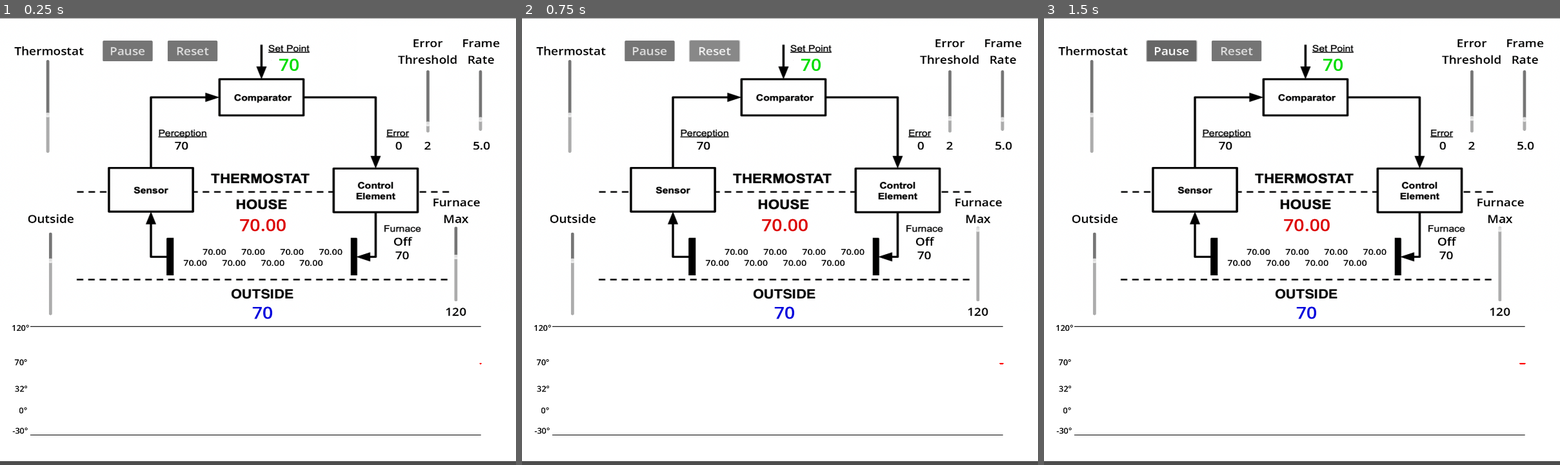
Above: before the commit, frames 1-3 (left to right).
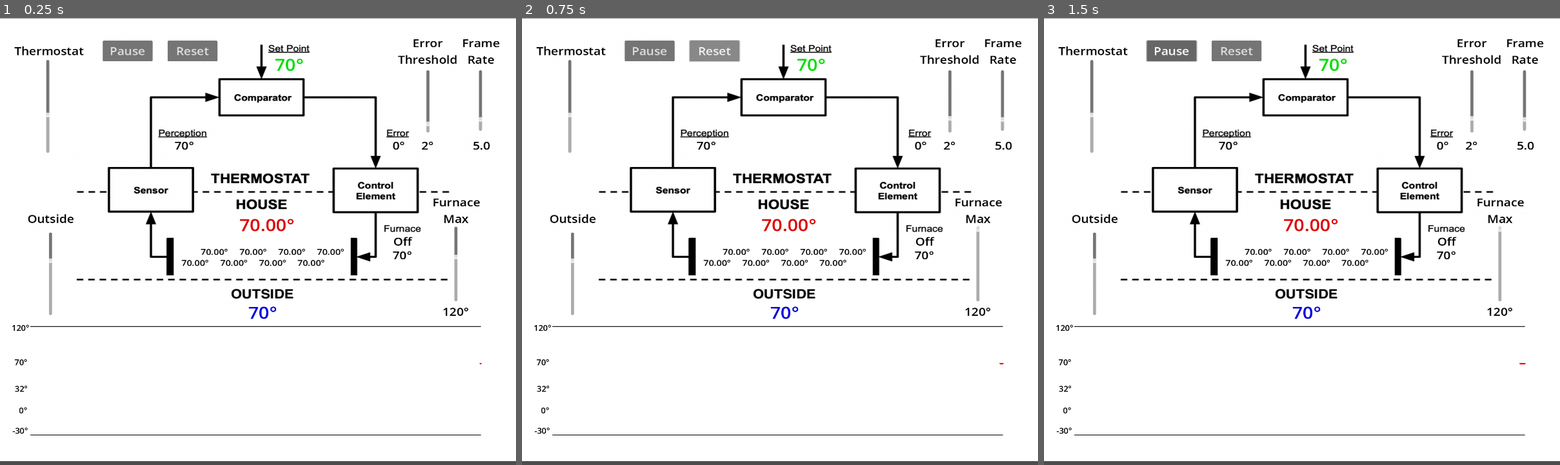
Above: after the commit, the same moments.

Repository: speery/mitw-thermostat-1
Game: Godot game, scene res://main.tscn
The game is run twice, just before and just after one commit, with the same random seed, the same clock (stepped at 60 frames per second) and the same inputs.
Inputs:
- Up to frame 1 (0.25 s): no input
- Up to frame 2 (0.75 s): click "Reset" at 0.5 s
- Up to frame 3 (1.5 s): click "Pause" at 1.25 s

The runs differ from the first frame. In frame 1, 0.8% of the frame differs, in the area x 35-91%, y 9-68%; in frame 2, 0.8%; in frame 3, 0.8%.

Commit message:
Adds degree symbol to all temperature text.

Diff:
--- a/main.gd
+++ b/main.gd
@@ -109,8 +109,8 @@
 	if (error_value < 0):
 		error_value = 0
 
-	$Bkgnd/ThermostatValue.text = str(value as int)
-	$Bkgnd/ErrorValue.text = str(error_value as int)
+	$Bkgnd/ThermostatValue.text = str(value as int) + "°"
+	$Bkgnd/ErrorValue.text = str(error_value as int) + "°"
 
 
 
@@ -126,7 +126,7 @@
 
 func _on_error_threshold_slider_value_changed(value: float) -> void:
 	error_threshold = value
-	$Bkgnd/ErrorThresholdValue.text = str(value as int)
+	$Bkgnd/ErrorThresholdValue.text = str(value as int) + "°"
 
 
 # Frame Rate Slider
@@ -156,7 +156,7 @@
 
 func _on_outside_slider_value_changed(value: float) -> void:
 	outside_value = value
-	$Bkgnd/OutsideValue.text = str(value as int)
+	$Bkgnd/OutsideValue.text = str(value as int) + "°"
 
 
 # Furnace Max
@@ -170,7 +170,7 @@
 
 func _on_furnace_max_slider_value_changed(value: float) -> void:
 	furnace_max_value = value
-	$Bkgnd/FurnaceMaxValue.text = str(value as int)
+	$Bkgnd/FurnaceMaxValue.text = str(value as int) + "°"
 
 
 # Util Methods
@@ -226,22 +226,22 @@
 			furnace_state = FURNACE_STATE_OFF
 
 func set_display_values_from_variables() -> void:
-	$Bkgnd/ThermostatValue.text = str(thermostat_value)
-	$Bkgnd/ErrorThresholdValue.text = str(error_threshold)
-	$Bkgnd/ErrorValue.text = str(error_value)
-	$Bkgnd/PerceptionValue.text = str(perception_value)
-	$Bkgnd/OutsideValue.text = str(outside_value)
+	$Bkgnd/ThermostatValue.text = str(thermostat_value) + "°"
+	$Bkgnd/ErrorThresholdValue.text = str(error_threshold) + "°"
+	$Bkgnd/ErrorValue.text = str(error_value) + "°"
+	$Bkgnd/PerceptionValue.text = str(perception_value) + "°"
+	$Bkgnd/OutsideValue.text = str(outside_value) + "°"
 	$Bkgnd/FurnaceState.text = furnace_state
 
-	$Bkgnd/FurnaceTemp.text = str(furnace_temp_value)
-	$Bkgnd/InsideValue1.text = str("%.2f" % inside_value1)
-	$Bkgnd/InsideValue2.text = str("%.2f" % inside_value2)
-	$Bkgnd/InsideValue3.text = str("%.2f" % inside_value3)
-	$Bkgnd/InsideValue4.text = str("%.2f" % inside_value4)
-	$Bkgnd/InsideValue5.text = str("%.2f" % inside_value5)
-	$Bkgnd/InsideValue6.text = str("%.2f" % inside_value6)
-	$Bkgnd/InsideValue7.text = str("%.2f" % inside_value7)
-	$Bkgnd/InsideValue8.text = str("%.2f" % inside_value8)
-	$Bkgnd/InsideValueAverage.text = str("%.2f" % inside_value_average())
+	$Bkgnd/FurnaceTemp.text = str(furnace_temp_value) + "°"
+	$Bkgnd/InsideValue1.text = str("%.2f°" % inside_value1)
+	$Bkgnd/InsideValue2.text = str("%.2f°" % inside_value2)
+	$Bkgnd/InsideValue3.text = str("%.2f°" % inside_value3)
+	$Bkgnd/InsideValue4.text = str("%.2f°" % inside_value4)
+	$Bkgnd/InsideValue5.text = str("%.2f°" % inside_value5)
+	$Bkgnd/InsideValue6.text = str("%.2f°" % inside_value6)
+	$Bkgnd/InsideValue7.text = str("%.2f°" % inside_value7)
+	$Bkgnd/InsideValue8.text = str("%.2f°" % inside_value8)
+	$Bkgnd/InsideValueAverage.text = str("%.2f°" % inside_value_average())
 
 	$Graph.set_data_frame(inside_value_average(), outside_value, thermostat_value)
--- a/main.tscn
+++ b/main.tscn
@@ -49,7 +49,7 @@
 offset_top = -433.963
 offset_right = 118.287
 offset_bottom = -388.963
-text = "70"
+text = "70°"
 label_settings = SubResource("LabelSettings_5vw27")
 horizontal_alignment = 1
 script = ExtResource("3_h2yge")
@@ -67,7 +67,7 @@
 offset_top = -188.0
 offset_right = 374.146
 offset_bottom = -143.0
-text = "0"
+text = "0°"
 label_settings = SubResource("LabelSettings_lquwl")
 horizontal_alignment = 1
 
@@ -76,7 +76,7 @@
 offset_top = -188.449
 offset_right = -190.322
 offset_bottom = -143.449
-text = "70"
+text = "70°"
 label_settings = ExtResource("3_1bvp3")
 
 [node name="FurnaceState" type="Label" parent="Bkgnd"]
@@ -110,7 +110,7 @@
 offset_top = -188.0
 offset_right = 456.24
 offset_bottom = -143.0
-text = "2"
+text = "2°"
 label_settings = ExtResource("3_1bvp3")
 horizontal_alignment = 1
 
@@ -167,7 +167,7 @@
 offset_top = 295.0
 offset_right = 546.2
 offset_bottom = 343.0
-text = "120"
+text = "120°"
 label_settings = ExtResource("3_1bvp3")
 horizontal_alignment = 1
 
@@ -176,7 +176,7 @@
 offset_top = 131.0
 offset_right = 390.734
 offset_bottom = 176.0
-text = "70"
+text = "70°"
 label_settings = ExtResource("3_1bvp3")
 horizontal_alignment = 1
 
@@ -194,7 +194,7 @@
 offset_top = 287.0
 offset_right = 61.0
 offset_bottom = 354.0
-text = "70"
+text = "70°"
 label_settings = SubResource("LabelSettings_272bh")
 horizontal_alignment = 1
 
@@ -212,7 +212,7 @@
 offset_top = 127.0
 offset_right = 216.814
 offset_bottom = 161.0
-text = "70"
+text = "70°"
 label_settings = ExtResource("5_lquwl")
 horizontal_alignment = 1
 
@@ -221,7 +221,7 @@
 offset_top = 159.0
 offset_right = 166.409
 offset_bottom = 193.0
-text = "70"
+text = "70°"
 label_settings = ExtResource("5_lquwl")
 horizontal_alignment = 1
 
@@ -230,7 +230,7 @@
 offset_top = 127.0
 offset_right = 116.004
 offset_bottom = 161.0
-text = "70"
+text = "70°"
 label_settings = ExtResource("5_lquwl")
 horizontal_alignment = 1
 
@@ -239,7 +239,7 @@
 offset_top = 159.0
 offset_right = 65.5986
 offset_bottom = 193.0
-text = "70"
+text = "70°"
 label_settings = ExtResource("5_lquwl")
 horizontal_alignment = 1
 
@@ -248,7 +248,7 @@
 offset_top = 127.0
 offset_right = 15.1935
 offset_bottom = 161.0
-text = "70"
+text = "70°"
 label_settings = ExtResource("5_lquwl")
 horizontal_alignment = 1
 
@@ -257,7 +257,7 @@
 offset_top = 159.0
 offset_right = -35.2115
 offset_bottom = 193.0
-text = "70"
+text = "70°"
 label_settings = ExtResource("5_lquwl")
 horizontal_alignment = 1
 
@@ -266,7 +266,7 @@
 offset_top = 127.0
 offset_right = -85.6165
 offset_bottom = 161.0
-text = "70"
+text = "70°"
 label_settings = ExtResource("5_lquwl")
 horizontal_alignment = 1
 
@@ -275,7 +275,7 @@
 offset_top = 159.0
 offset_right = -136.022
 offset_bottom = 193.0
-text = "70"
+text = "70°"
 label_settings = ExtResource("5_lquwl")
 horizontal_alignment = 1
 
@@ -284,7 +284,7 @@
 offset_top = 32.0
 offset_right = 51.7939
 offset_bottom = 99.0
-text = "70"
+text = "70°"
 label_settings = SubResource("LabelSettings_kek77")
 horizontal_alignment = 1
 
